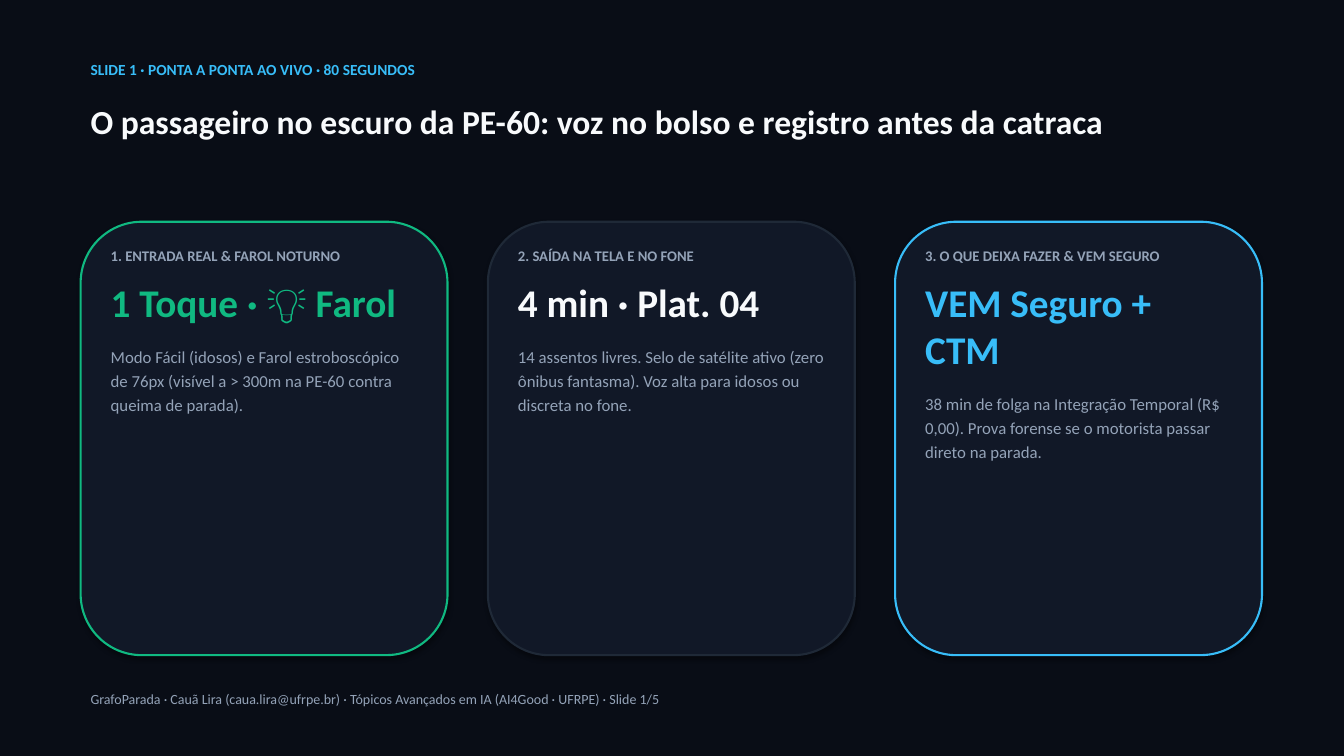
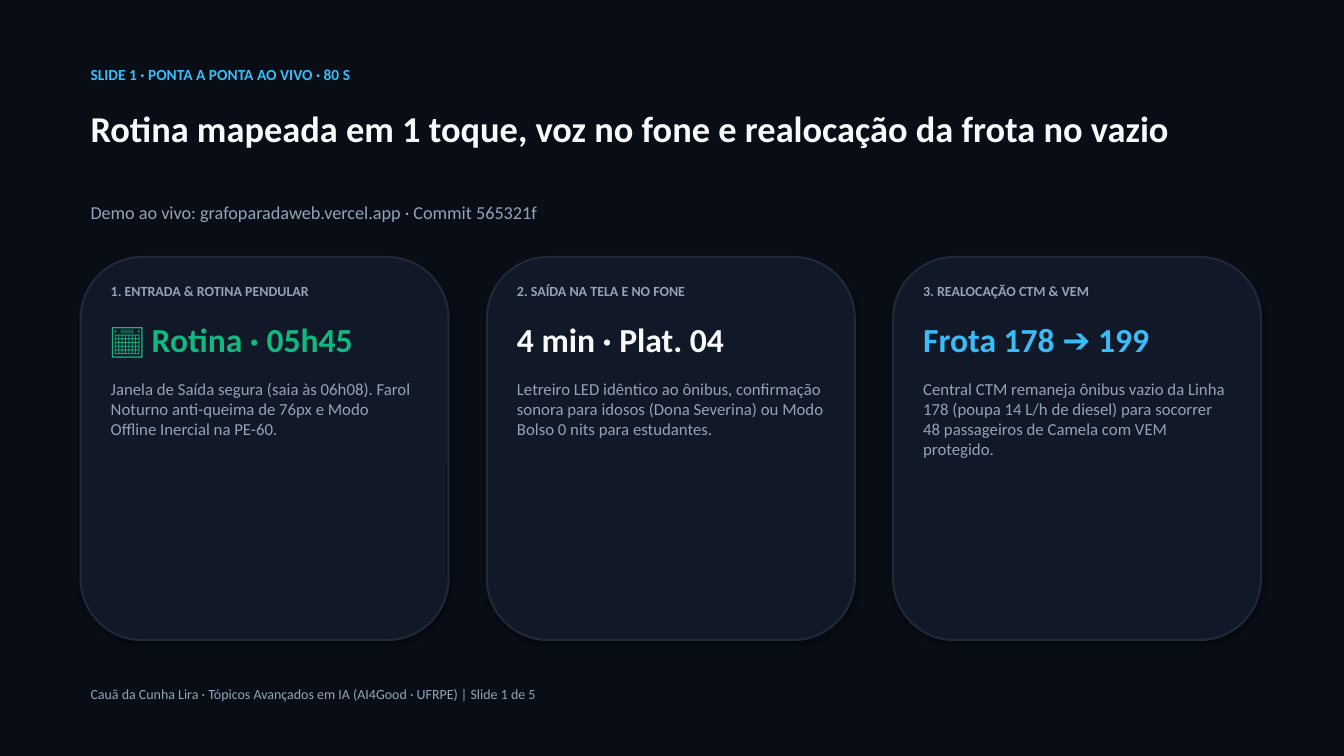
Before and after one commit to lira-labs/workspace, a slide deck: slide 1 of va2/GrafoParada_Seminario2_CauaLira.pptx. Drawn at 1344x756 pixels with LibreOffice and Linux fonts; fonts in the diff are those of the drawing. Boxes give left, top, right and bottom in pixels: in the first picture for what was removed or moved away, otherwise in the second. Text is boxed around its words. In the diff, an @@ line names an element or a change of style, - is before the commit and + after.

Commit message:
feat(sem2): mapeador de rotina pendular, realocacao CTM contra deadheading e acessibilidade universal

```diff
--- a/va2/GrafoParada_Seminario2_CauaLira.pptx
+++ b/va2/GrafoParada_Seminario2_CauaLira.pptx
@@ text at [91, 69, 350, 80]: text changed @@
-SLIDE 1 · PONTA A PONTA AO VIVO · 80 SEGUNDOS
+SLIDE 1 · PONTA A PONTA AO VIVO · 80 S
@@ text at [91, 116, 1169, 148]: text changed; size 24 to 26 pt @@
-O passageiro no escuro da PE-60: voz no bolso e registro antes da catraca
+Rotina mapeada em 1 toque, voz no fone e realocação da frota no vazio
@@ text added at [91, 206, 537, 222], 13 pt, text #94A3B8 @@
+Demo ao vivo: grafoparadaweb.vercel.app · Commit 565321f
@@ rounded rectangle: place and size @@
-rounded rectangle at [81, 222, 448, 655]
+rounded rectangle at [81, 257, 449, 640]
@@ rounded rectangle at [81, 257, 449, 640]: outline #10B981 1.5 pt to #1F2937 1.5 pt @@
@@ rounded rectangle: place and size @@
-rounded rectangle at [488, 222, 855, 655]
+rounded rectangle at [487, 257, 855, 640]
@@ rounded rectangle: place and size @@
-rounded rectangle at [895, 222, 1262, 655]
+rounded rectangle at [893, 257, 1261, 640]
@@ rounded rectangle at [893, 257, 1261, 640]: outline #38BDF8 1.5 pt to #1F2937 1.5 pt @@
@@ text removed at [925, 251, 1220, 461] @@
-3. O QUE DEIXA FAZER & VEM SEGURO
-VEM Seguro + CTM
-38 min de folga na Integração Temporal (R$ 0,00). Prova forense se o motorista passar direto na parada.
@@ text at [111, 287, 411, 435]: text changed @@
-1. ENTRADA REAL & FAROL NOTURNO
-1 Toque · 💡 Farol
-Modo Fácil (idosos) e Farol estroboscópico de 76px (visível a > 300m na PE-60 contra queima de parada).
+1. ENTRADA & ROTINA PENDULAR
+📅 Rotina · 05h45
+Janela de Saída segura (saia às 06h08). Farol Noturno anti-queima de 76px e Modo Offline Inercial na PE-60.
@@ text "2. SAÍDA NA TELA E ...": place and size @@
-text "2. SAÍDA NA TELA E ..." at [518, 249, 824, 411]
+text "2. SAÍDA NA TELA E ..." at [517, 284, 823, 438]
@@ text at [517, 284, 724, 353]: size 10.5 to 10 pt in "2. SAÍDA NA TELA E NO FONE"; size 28 to 24 pt in "4 min · Plat. 04"; more space between paragraphs @@
@@ text added at [923, 284, 1225, 458], 12 pt, text #94A3B8 @@
+3. REALOCAÇÃO CTM & VEM
+Frota 178 ➔ 199
+Central CTM remaneja ônibus vazio da Linha 178 (poupa 14 L/h de diesel) para socorrer 48 passageiros de Camela com VEM protegido.
@@ text at [517, 383, 823, 438]: text changed @@
-14 assentos livres. Selo de satélite ativo (zero ônibus fantasma). Voz alta para idosos ou discreta no fone.
+Letreiro LED idêntico ao ônibus, confirmação sonora para idosos (Dona Severina) ou Modo Bolso 0 nits para estudantes.
@@ text at [91, 689, 535, 702]: text changed @@
-GrafoParada · Cauã Lira (caua.lira@ufrpe.br) · Tópicos Avançados em IA (AI4Good · UFRPE) · Slide 1/5
+Cauã da Cunha Lira · Tópicos Avançados em IA (AI4Good · UFRPE) | Slide 1 de 5
```
Also in this commit, not shown: 4 other slides changed, 9 other files.
